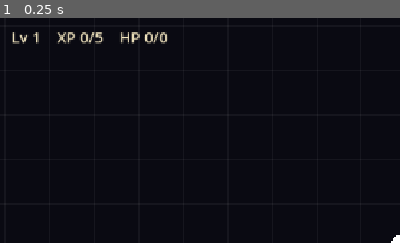
Above: before the commit, frame 1.
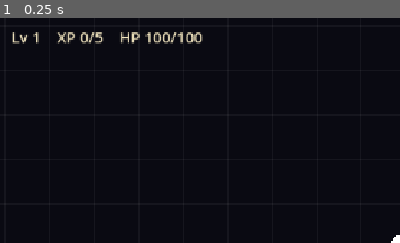
Above: after the commit, the same moment.

Repository: JunH95/game_project
Game: Godot game, scene res://scenes/main.tscn
The game is run twice, just before and just after one commit, with the same random seed, the same clock (stepped at 60 frames per second) and the same inputs.
Inputs:
- Up to frame 1 (0.25 s): no input
The pictures show only the part of the screen within x 0-50%, y 0-50%; the shares and areas given below are measured in that part.

The runs differ from the first frame. In frame 1, 0.5% of the frame differs, in the area x 36-51%, y 6-12%.

Commit message:
M1e: 신내림 3택1 — 자동 강화 폐기
레벨업 보상을 자동 무기 강화에서 "모실 신 선택"으로 바꾼다.
자동 강화는 3택1 UI 가 없던 동안의 임시 발판이었는데, design.md 3절이
정한 설계에 어긋날 뿐 아니라 이 게임의 핵심(레벨업 순간의 선택)을 없앤다.

덧붙여 자동 damage 성장은 체감되지도 않았다. 적 HP 10 에 작두 damage 10 이라
전부 한 방에 죽어 damage 는 죽은 스탯이다. 지금 실제로 체감되는 건 쿨다운과
arc 뿐이고, damage 는 적 HP 배율(관문 난이도)이 들어와야 살아난다.

- GodSystem: 모시는 신과 레벨을 보유하고 stat_mods 를 집계. 무기·플레이어가
  여기에 물어보고 자기 수치를 계산한다. 같은 신을 또 고르면 레벨이 쌓인다
- GodSelect: 레벨업 시 일시정지 + 3택1. 여러 레벨이 한꺼번에 오르면 밀린
  횟수만큼 연속으로 제시한다. 일시정지 중 동작해야 하므로 process_mode=ALWAYS
- MVP 신 5종(design.md 3-4): 작도대신·최영장군·산신·월광보살·칠성신
- 최대 HP 가 늘면 늘어난 만큼 현재 HP 도 채운다. 상한만 오르면 체감이 없다
- 자석 반경은 씬 sub_resource 를 복제해 쓴다. 공유 리소스라 그대로 고치면
  다음 런까지 값이 남는다
- HUD: 일시정지 중에도 갱신(process_mode=ALWAYS), 시작 체력 표시.
  플레이어가 HUD 보다 먼저 _ready 를 돌아 초기 신호가 구독 전에 사라지던 것을
  지연 발사로 수정

검증: 3택1 표시·일시정지·선택 적용 확인. 작도대신 damage +15%/arc +8,
스택 시 +30%, 최영장군 쿨 -7%/이속 +5%, 산신 최대HP +12% 및 증가분 회복.

Co-Authored-By: Claude Opus 5 (1M context) <noreply@anthropic.com>

Diff:
--- /dev/null
+++ b/data/gods/chilseong.tres
@@ -0,0 +1,16 @@
+[gd_resource type="Resource" script_class="GodData" load_steps=2 format=3]
+
+[ext_resource type="Script" path="res://scripts/resources/god_data.gd" id="1_script"]
+
+[resource]
+script = ExtResource("1_script")
+id = &"chilseong"
+display_name = "칠성신"
+tier = 1
+max_level = 5
+element = &"water"
+stat_mods = {
+"max_hp_pct": 8.0,
+"pickup_radius_pct": 12.0
+}
+description = "북두칠성. 명이 길어지고 넋이 따라온다. (부적은 훗날 이 신을 통해 온다)"
--- /dev/null
+++ b/data/gods/choeyeong.tres
@@ -0,0 +1,16 @@
+[gd_resource type="Resource" script_class="GodData" load_steps=2 format=3]
+
+[ext_resource type="Script" path="res://scripts/resources/god_data.gd" id="1_script"]
+
+[resource]
+script = ExtResource("1_script")
+id = &"choeyeong"
+display_name = "최영장군"
+tier = 1
+max_level = 5
+element = &"metal"
+stat_mods = {
+"cooldown_pct": -7.0,
+"move_speed_pct": 5.0
+}
+description = "장군신. 손이 빨라지고 발이 가벼워진다."
--- /dev/null
+++ b/data/gods/jakdodaesin.tres
@@ -0,0 +1,16 @@
+[gd_resource type="Resource" script_class="GodData" load_steps=2 format=3]
+
+[ext_resource type="Script" path="res://scripts/resources/god_data.gd" id="1_script"]
+
+[resource]
+script = ExtResource("1_script")
+id = &"jakdodaesin"
+display_name = "작도대신"
+tier = 1
+max_level = 5
+element = &"metal"
+stat_mods = {
+"jakdu_arc_deg": 8.0,
+"jakdu_damage_pct": 15.0
+}
+description = "작두의 신. 베는 힘과 휘두르는 폭이 늘어난다."
--- /dev/null
+++ b/data/gods/sansin.tres
@@ -0,0 +1,16 @@
+[gd_resource type="Resource" script_class="GodData" load_steps=2 format=3]
+
+[ext_resource type="Script" path="res://scripts/resources/god_data.gd" id="1_script"]
+
+[resource]
+script = ExtResource("1_script")
+id = &"sansin"
+display_name = "산신"
+tier = 1
+max_level = 5
+element = &"earth"
+stat_mods = {
+"knockback_pct": 20.0,
+"max_hp_pct": 12.0
+}
+description = "산의 신. 몸이 단단해지고 후려치는 힘이 실린다."
--- /dev/null
+++ b/data/gods/wolgwang.tres
@@ -0,0 +1,16 @@
+[gd_resource type="Resource" script_class="GodData" load_steps=2 format=3]
+
+[ext_resource type="Script" path="res://scripts/resources/god_data.gd" id="1_script"]
+
+[resource]
+script = ExtResource("1_script")
+id = &"wolgwang"
+display_name = "월광보살"
+tier = 1
+max_level = 5
+element = &"water"
+stat_mods = {
+"move_speed_pct": 8.0,
+"pickup_radius_pct": 10.0
+}
+description = "달의 신. 걸음이 빨라지고 넋을 멀리서 거둔다."
--- a/data/weapons/jakdu.tres
+++ b/data/weapons/jakdu.tres
@@ -12,10 +12,3 @@
 knockback = 120.0
 attack_range = 90.0
 arc_degrees = 100.0
-level_scale = {
-"arc_every": 3,
-"arc_step": 20.0,
-"cooldown_every": 3,
-"cooldown_step": -0.1,
-"damage_per_level": 3.0
-}
--- a/scenes/actors/player/player.gd
+++ b/scenes/actors/player/player.gd
@@ -4,6 +4,14 @@
 ## 픽업 자석·작두 무기는 이후 조각에서 붙인다. 플레이스홀더 외형 = 흰 원(_draw).
 
 const RADIUS: float = 12.0
+
+## 신내림 수정자를 물어볼 GodSystem. main.tscn 에서 주입한다.
+@export var god_system_path: NodePath
+
+var _god_system: Node
+var _base_speed: float = 0.0
+var _base_max_hp: float = 0.0
+var _base_magnet_radius: float = 0.0
 
 @onready var _movement: MovementComponent = %MovementComponent
 @onready var _health: HealthComponent = %HealthComponent
@@ -16,6 +24,56 @@
 	_health.health_changed.connect(_on_health_changed)
 	_health.died.connect(_on_died)
 	_magnet.area_entered.connect(_on_magnet_area_entered)
+
+	if not god_system_path.is_empty():
+		_god_system = get_node_or_null(god_system_path)
+	# 수정자는 기본값에 곱하므로 원본을 따로 보관한다(누적 곱을 막기 위함).
+	_base_speed = _movement.speed
+	_base_max_hp = _health.max_hp
+	var magnet_shape := _magnet.get_node_or_null(^"CollisionShape2D") as CollisionShape2D
+	if magnet_shape != null and magnet_shape.shape is CircleShape2D:
+		# 씬의 sub_resource 는 인스턴스끼리 공유돼 반경을 고치면 다음 런까지 남는다. 복제해서 쓴다.
+		magnet_shape.shape = magnet_shape.shape.duplicate()
+		_base_magnet_radius = (magnet_shape.shape as CircleShape2D).radius
+
+	var jakdu := get_node_or_null(^"%JakduWeapon")
+	if jakdu != null:
+		jakdu.god_system = _god_system
+
+	if _god_system != null:
+		EventBus.player_leveled_up.connect(_on_leveled_up)
+
+	# health_changed 는 피격 때만 오므로 시작 체력을 한 번 알린다.
+	# 지연시키는 이유: 플레이어가 HUD 보다 먼저 _ready 를 돌아, 즉시 쏘면 구독 전에 사라진다.
+	_announce_health.call_deferred()
+
+
+func _announce_health() -> void:
+	EventBus.player_health_changed.emit(_health.hp, _health.max_hp)
+
+
+## 신을 새로 모시면 능력치를 다시 계산한다. 레벨업 UI 가 닫힌 뒤에 반영된다.
+func _on_leveled_up(_new_level: int) -> void:
+	_apply_god_mods.call_deferred()
+
+
+func _apply_god_mods() -> void:
+	if _god_system == null:
+		return
+	_movement.speed = _base_speed * _god_system.get_multiplier(&"move_speed_pct")
+
+	# 최대 체력이 늘면 늘어난 만큼 현재 체력도 채운다. 안 그러면 상한만 오르고 체감이 없다.
+	var new_max: float = _base_max_hp * _god_system.get_multiplier(&"max_hp_pct")
+	var gained: float = new_max - _health.max_hp
+	_health.max_hp = new_max
+	if gained > 0.0:
+		_health.hp = minf(new_max, _health.hp + gained)
+	_health.health_changed.emit(_health.hp, _health.max_hp)
+
+	var magnet_shape := _magnet.get_node_or_null(^"CollisionShape2D") as CollisionShape2D
+	if magnet_shape != null and magnet_shape.shape is CircleShape2D:
+		var circle := magnet_shape.shape as CircleShape2D
+		circle.radius = _base_magnet_radius * _god_system.get_multiplier(&"pickup_radius_pct")
 
 
 ## 자석 반경에 들어온 픽업은 플레이어를 향해 끌려온다. 수집 판정은 픽업 쪽이 한다.
--- a/scenes/main.tscn
+++ b/scenes/main.tscn
@@ -9,13 +9,20 @@
 [ext_resource type="PackedScene" path="res://scenes/actors/pickups/xp_gem.tscn" id="7_gem"]
 [ext_resource type="Script" path="res://scripts/systems/level_system.gd" id="8_level"]
 [ext_resource type="PackedScene" path="res://scenes/ui/hud/hud.tscn" id="9_hud"]
+[ext_resource type="Script" path="res://scripts/systems/god_system.gd" id="10_god"]
+[ext_resource type="PackedScene" path="res://scenes/ui/level_up/god_select.tscn" id="11_select"]
 
 [node name="Main" type="Node2D"]
 
 [node name="Background" type="Node2D" parent="."]
 script = ExtResource("1_bg")
 
+[node name="GodSystem" type="Node" parent="."]
+unique_name_in_owner = true
+script = ExtResource("10_god")
+
 [node name="Player" parent="." instance=ExtResource("2_player")]
+god_system_path = NodePath("../GodSystem")
 
 [node name="SpawnDirector" type="Node2D" parent="."]
 script = ExtResource("3_spawn")
@@ -32,3 +39,6 @@
 
 [node name="Hud" parent="." instance=ExtResource("9_hud")]
 level_system_path = NodePath("../LevelSystem")
+
+[node name="GodSelect" parent="." instance=ExtResource("11_select")]
+god_system_path = NodePath("../GodSystem")
--- a/scenes/ui/hud/hud.tscn
+++ b/scenes/ui/hud/hud.tscn
@@ -3,6 +3,7 @@
 [ext_resource type="Script" path="res://scenes/ui/hud/hud.gd" id="1_hud"]
 
 [node name="Hud" type="CanvasLayer"]
+process_mode = 3
 script = ExtResource("1_hud")
 
 [node name="StatusLabel" type="Label" parent="."]
--- /dev/null
+++ b/scenes/ui/level_up/god_select.gd
@@ -0,0 +1,71 @@
+extends CanvasLayer
+
+## 신내림 3택1. 레벨업 때 게임을 멈추고 모실 신을 고르게 한다.
+## 이 게임의 핵심 차별점이라 레벨업의 보상은 자동 강화가 아니라 언제나 "선택"이다.
+
+@export var god_system_path: NodePath
+
+@onready var _panel: Control = %Panel
+@onready var _buttons: VBoxContainer = %Choices
+
+var _god_system: Node
+## 한 번에 여러 레벨이 오를 수 있어 밀린 횟수를 세어 두고 하나씩 처리한다.
+var _pending: int = 0
+
+
+func _ready() -> void:
+	if not god_system_path.is_empty():
+		_god_system = get_node_or_null(god_system_path)
+	if _god_system == null:
+		push_error("GodSelect 에 GodSystem 이 연결되지 않아 신을 제시할 수 없다.")
+		return
+	_panel.hide()
+	EventBus.player_leveled_up.connect(_on_leveled_up)
+
+
+func _on_leveled_up(_new_level: int) -> void:
+	_pending += 1
+	if not _panel.visible:
+		_show_next()
+
+
+func _show_next() -> void:
+	var choices: Array = _god_system.roll_choices()
+	if choices.is_empty():
+		# 전부 만렙이면 멈춰 세울 이유가 없다.
+		_pending = 0
+		_resume()
+		return
+
+	for child in _buttons.get_children():
+		child.queue_free()
+
+	for god: GodData in choices:
+		var button := Button.new()
+		var level: int = _god_system.get_level(god.id)
+		var prefix := "새로 모심" if level == 0 else "Lv %d -> %d" % [level, level + 1]
+		button.text = "%s  (%s)\n%s" % [god.display_name, prefix, god.description]
+		button.custom_minimum_size = Vector2(560, 76)
+		button.autowrap_mode = TextServer.AUTOWRAP_WORD_SMART
+		button.pressed.connect(_on_choice_pressed.bind(god))
+		_buttons.add_child(button)
+
+	_panel.show()
+	get_tree().paused = true
+	# 일시정지 중에는 마우스보다 키보드/패드가 자연스러워 첫 항목에 포커스를 준다.
+	if _buttons.get_child_count() > 0:
+		(_buttons.get_child(0) as Button).grab_focus()
+
+
+func _on_choice_pressed(god: GodData) -> void:
+	_god_system.serve(god)
+	_pending = maxi(0, _pending - 1)
+	if _pending > 0:
+		_show_next()
+	else:
+		_panel.hide()
+		_resume()
+
+
+func _resume() -> void:
+	get_tree().paused = false
--- /dev/null
+++ b/scenes/ui/level_up/god_select.tscn
@@ -0,0 +1,44 @@
+[gd_scene load_steps=2 format=3]
+
+[ext_resource type="Script" path="res://scenes/ui/level_up/god_select.gd" id="1_select"]
+
+[node name="GodSelect" type="CanvasLayer"]
+layer = 2
+process_mode = 3
+script = ExtResource("1_select")
+
+[node name="Panel" type="Control" parent="."]
+unique_name_in_owner = true
+layout_mode = 3
+anchors_preset = 15
+anchor_right = 1.0
+anchor_bottom = 1.0
+
+[node name="Dim" type="ColorRect" parent="Panel"]
+layout_mode = 1
+anchors_preset = 15
+anchor_right = 1.0
+anchor_bottom = 1.0
+color = Color(0.02, 0.02, 0.05, 0.78)
+
+[node name="Center" type="CenterContainer" parent="Panel"]
+layout_mode = 1
+anchors_preset = 15
+anchor_right = 1.0
+anchor_bottom = 1.0
+
+[node name="Box" type="VBoxContainer" parent="Panel/Center"]
+layout_mode = 2
+theme_override_constants/separation = 14
+
+[node name="Title" type="Label" parent="Panel/Center/Box"]
+layout_mode = 2
+theme_override_colors/font_color = Color(0.98, 0.86, 0.55, 1)
+theme_override_font_sizes/font_size = 30
+text = "신내림 — 모실 신을 고르시오"
+horizontal_alignment = 1
+
+[node name="Choices" type="VBoxContainer" parent="Panel/Center/Box"]
+unique_name_in_owner = true
+layout_mode = 2
+theme_override_constants/separation = 10
--- a/scripts/components/jakdu_weapon.gd
+++ b/scripts/components/jakdu_weapon.gd
@@ -27,20 +27,12 @@
 const MIN_COOLDOWN: float = 0.15
 const MAX_ARC: float = 360.0
 
-## 플레이어 레벨을 그대로 무기 레벨로 쓴다. 무기별 개별 레벨은 M3(신내림 정식)에서 분리한다.
-var _level: int = 1
+## 신내림 수정자를 물어볼 GodSystem. 없으면 기본 수치로 동작한다.
+var god_system: Node
 
 var _cooldown_left: float = 0.0
 var _swing_visual_left: float = 0.0
 var _swing_direction: Vector2 = Vector2.RIGHT
-
-
-func _ready() -> void:
-	EventBus.player_leveled_up.connect(_on_leveled_up)
-
-
-func _on_leveled_up(new_level: int) -> void:
-	_level = new_level
 
 
 func _process(delta: float) -> void:
@@ -113,30 +105,23 @@
 		enemy.call(&"apply_knockback", push * knockback)
 
 
-## level_scale 딕셔너리에서 튜닝값을 꺼낸다. 비어 있으면 성장이 없는 것으로 본다.
-func _scale_value(key: StringName, fallback: float) -> float:
-	if data == null or not data.level_scale.has(key):
-		return fallback
-	return float(data.level_scale[key])
+## 신내림 수정자. GodSystem 이 없으면 중립값을 돌려준다.
+func _god_mult(key: StringName) -> float:
+	return god_system.get_multiplier(key) if god_system != null else 1.0
 
 
-## N레벨마다 한 단씩 오르는 계단 수. 레벨 1은 0단(기본값).
-func _steps(every_key: StringName) -> float:
-	var every := _scale_value(every_key, 3.0)
-	if every <= 0.0:
-		return 0.0
-	return floorf(float(_level - 1) / every)
+func _god_add(key: StringName) -> float:
+	return god_system.get_mod(key) if god_system != null else 0.0
 
 
 func _get_damage() -> float:
 	var base := data.base_damage if data != null else FALLBACK_DAMAGE
-	return base + _scale_value(&"damage_per_level", 0.0) * float(_level - 1)
+	return base * _god_mult(&"jakdu_damage_pct")
 
 
 func _get_cooldown() -> float:
 	var base := data.cooldown if data != null else FALLBACK_COOLDOWN
-	var scaled := base + _scale_value(&"cooldown_step", 0.0) * _steps(&"cooldown_every")
-	return maxf(MIN_COOLDOWN, scaled)
+	return maxf(MIN_COOLDOWN, base * _god_mult(&"cooldown_pct"))
 
 
 func _get_range() -> float:
@@ -145,12 +130,12 @@
 
 func _get_arc_degrees() -> float:
 	var base := data.arc_degrees if data != null else FALLBACK_ARC
-	var scaled := base + _scale_value(&"arc_step", 0.0) * _steps(&"arc_every")
-	return minf(MAX_ARC, scaled)
+	return minf(MAX_ARC, base + _god_add(&"jakdu_arc_deg"))
 
 
 func _get_knockback() -> float:
-	return data.knockback if data != null else FALLBACK_KNOCKBACK
+	var base := data.knockback if data != null else FALLBACK_KNOCKBACK
+	return base * _god_mult(&"knockback_pct")
 
 
 ## 플레이스홀더 연출 = 흰 호(design.md §9). 휘두른 직후 잠깐 나타났다 사라진다.
--- a/scripts/resources/god_data.gd
+++ b/scripts/resources/god_data.gd
@@ -8,7 +8,11 @@
 @export var tier: int = 1
 @export var max_level: int = 5
 
-## 레벨별 스탯 수정자. 예: { "jakdu_damage": 3, "jakdu_arc": 20 } (레벨당 가산치)
+## 오행(木火土金水). 관문 상성 계산에 쓴다(design.md 3-3, M5).
+@export var element: StringName
+
+## 레벨당 스탯 수정자. 키는 GodSystem 이 해석한다.
+## 예: { "jakdu_damage_pct": 15.0, "jakdu_arc_deg": 8.0 }
 @export var stat_mods: Dictionary
 
 ## 이 신이 부여하는 무기 id. 없으면 빈 값 (순수 스탯 신)
--- /dev/null
+++ b/scripts/systems/god_system.gd
@@ -0,0 +1,84 @@
+extends Node
+
+## 모시는 신과 스탯 수정자 집계(신내림).
+## 각 신은 레벨당 stat_mods 를 주고, 같은 신을 다시 고르면 레벨이 쌓인다(VS식 스택).
+## 무기·플레이어는 이 노드에 수정자를 물어보고 자기 수치를 계산한다.
+##
+## 몸주(런 시작 시 고정되는 주신)는 캐릭터 선택이 생기는 M4에서 갈라낸다.
+## 지금은 전부 "모시는 신"으로만 다룬다(design.md 3-1).
+
+## 고를 수 있는 신 목록. 비워 두면 아래 기본 명단을 로드한다(인스펙터에서 덮어쓸 수 있다).
+@export var available_gods: Array[GodData] = []
+
+## 레벨업마다 제시하는 선택지 수.
+@export var choice_count: int = 3
+
+## MVP 신 명단(design.md 3-4). 신을 추가하면 여기에 경로를 넣는다.
+const DEFAULT_GOD_PATHS: PackedStringArray = [
+	"res://data/gods/jakdodaesin.tres",
+	"res://data/gods/choeyeong.tres",
+	"res://data/gods/sansin.tres",
+	"res://data/gods/wolgwang.tres",
+	"res://data/gods/chilseong.tres",
+]
+
+## { god_id: level }
+var _served: Dictionary = {}
+
+
+func _ready() -> void:
+	_served.clear()
+	if available_gods.is_empty():
+		_load_default_gods()
+
+
+func _load_default_gods() -> void:
+	for path in DEFAULT_GOD_PATHS:
+		var god := load(path) as GodData
+		if god == null:
+			push_error("신 데이터를 불러오지 못했다: %s" % path)
+			continue
+		available_gods.append(god)
+
+
+## 해당 수정자 키의 총합. 신마다 (레벨당 값 × 레벨)을 더한다.
+func get_mod(key: StringName) -> float:
+	var total := 0.0
+	for god in available_gods:
+		if god == null or not _served.has(god.id):
+			continue
+		if not god.stat_mods.has(key):
+			continue
+		total += float(god.stat_mods[key]) * float(_served[god.id])
+	return total
+
+
+## 퍼센트 수정자를 배율로. 예: -7 -> 0.93
+func get_multiplier(key: StringName) -> float:
+	return maxf(0.0, 1.0 + get_mod(key) * 0.01)
+
+
+func get_level(god_id: StringName) -> int:
+	return int(_served.get(god_id, 0))
+
+
+func get_served() -> Dictionary:
+	return _served.duplicate()
+
+
+## 이번 레벨업에 제시할 선택지. 만렙인 신은 제외한다.
+func roll_choices() -> Array[GodData]:
+	var pool: Array[GodData] = []
+	for god in available_gods:
+		if god != null and get_level(god.id) < god.max_level:
+			pool.append(god)
+	pool.shuffle()
+	return pool.slice(0, mini(choice_count, pool.size()))
+
+
+## 선택한 신을 모신다(이미 모시는 신이면 레벨 +1).
+func serve(god: GodData) -> void:
+	if god == null:
+		return
+	_served[god.id] = get_level(god.id) + 1
+	RunManager.served_gods = _served.keys()
Not shown: 1 places in scenes/main.tscn that only renumber resources
Not shown, added: scenes/ui/level_up/god_select.gd.uid
Not shown, added: scripts/systems/god_system.gd.uid
